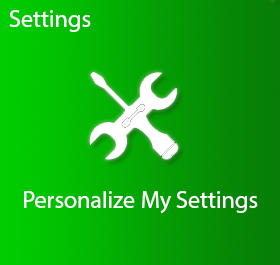
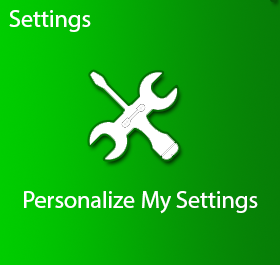
Layer changes from the first 280x265 image to the second:
pixels changed over 86, 0, 280, 167 (layer not identified)
